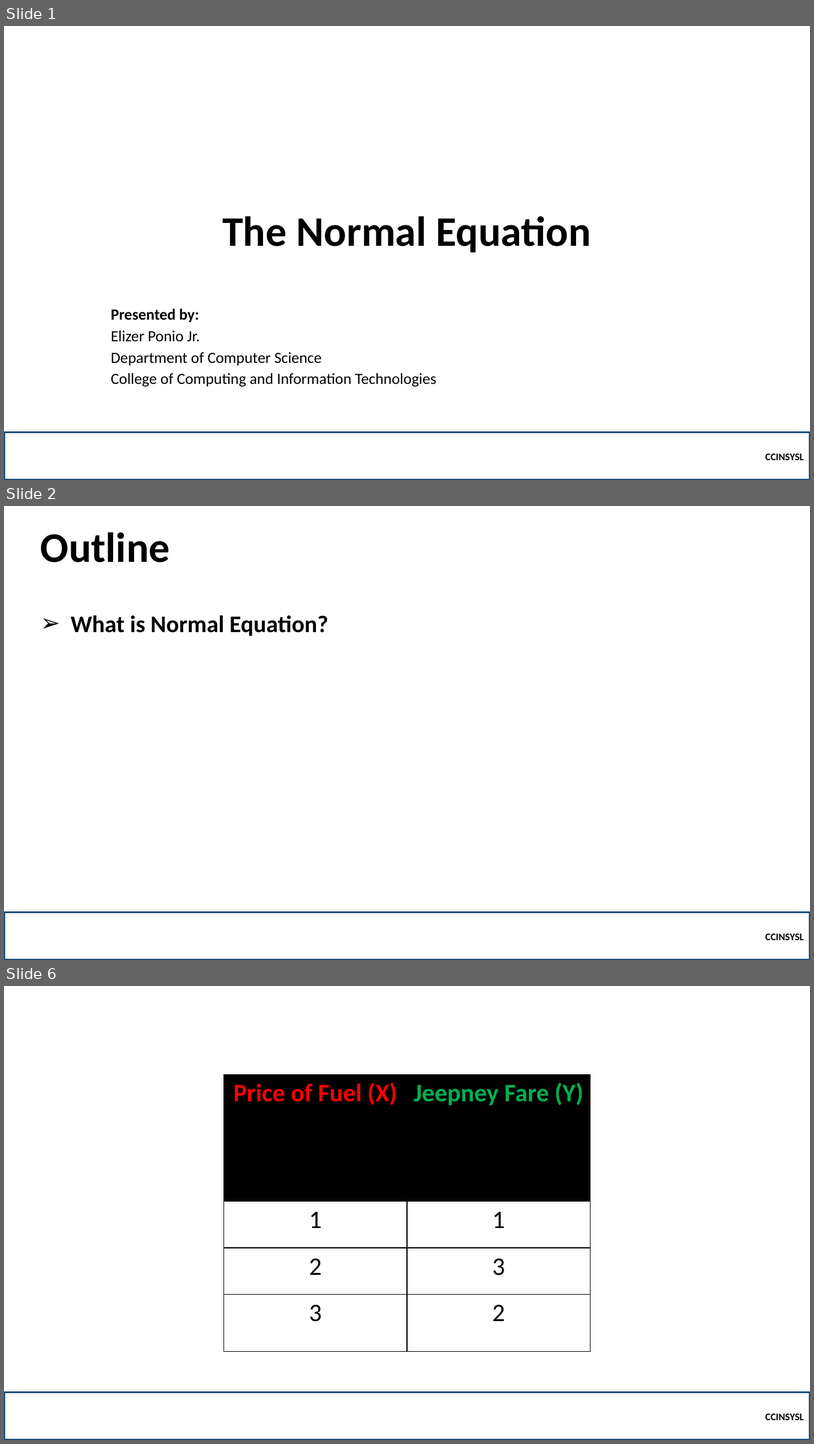
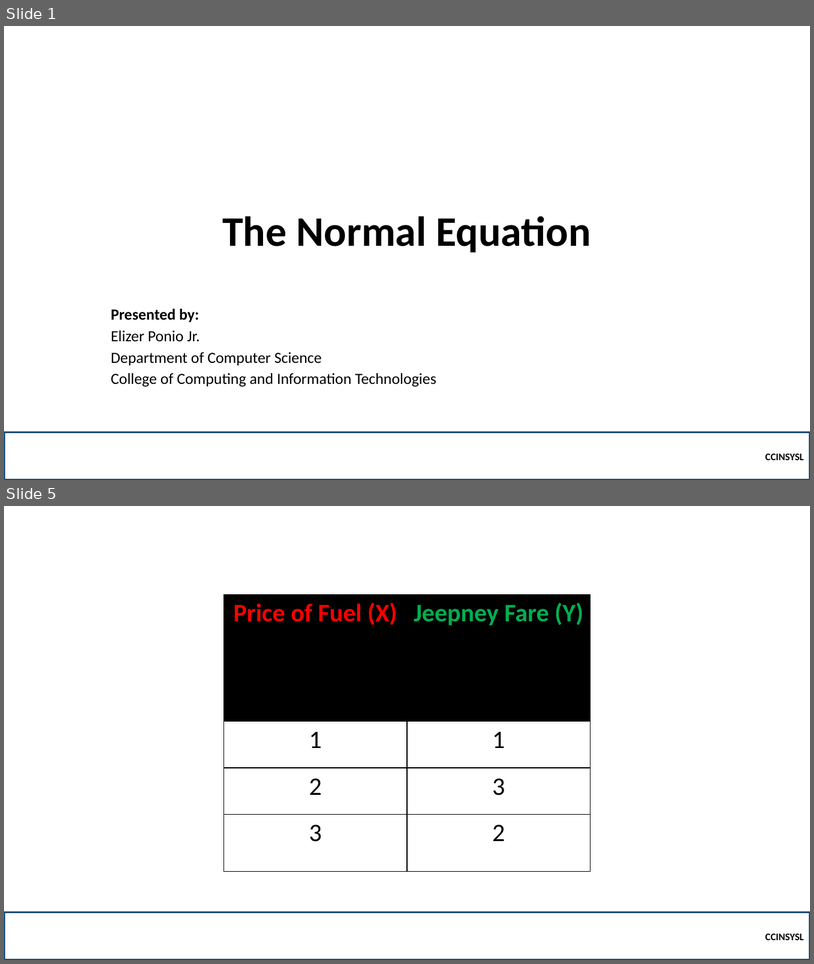
Before and after one commit to robitussin/CCINSYSL, a slide deck: 5 - Multiple Linear Regression/Normal Equation.pptx. Shown one above the other, each under a label of ours: slides 1, 2 and 6 before the commit, slides 1 and 5 after it; the slides between them are not shown. The pictures are 814x1444 and 814x964 pixels, drawn with LibreOffice and Linux fonts; fonts in the diff are those of the drawing; grey boxes stand for pictures; background and template pictures are left out. Boxes give left, top, right and bottom in pixels: in the first picture for what was removed or moved away, otherwise in the second. Text is boxed around its words. In the diff, an @@ line names an element or a change of style, - is before the commit and + after.

```diff
--- a/5 - Multiple Linear Regression/Normal Equation.pptx
+++ b/5 - Multiple Linear Regression/Normal Equation.pptx
@@ slide 2 removed at bbox=[4, 506, 810, 960], background picture (left out) @@
@@ title removed at bbox=[41, 532, 170, 562] @@
-Outline
@@ text removed at bbox=[71, 615, 328, 636] @@
-➢ What is Normal Equation?
@@ rectangle removed at bbox=[4, 912, 810, 960] @@
-CCINSYSL
@@ what was slide 6 is now slide 5 @@
```
Also in this commit, not shown: 4 slides changed, 1 slide added, 7 other files.
